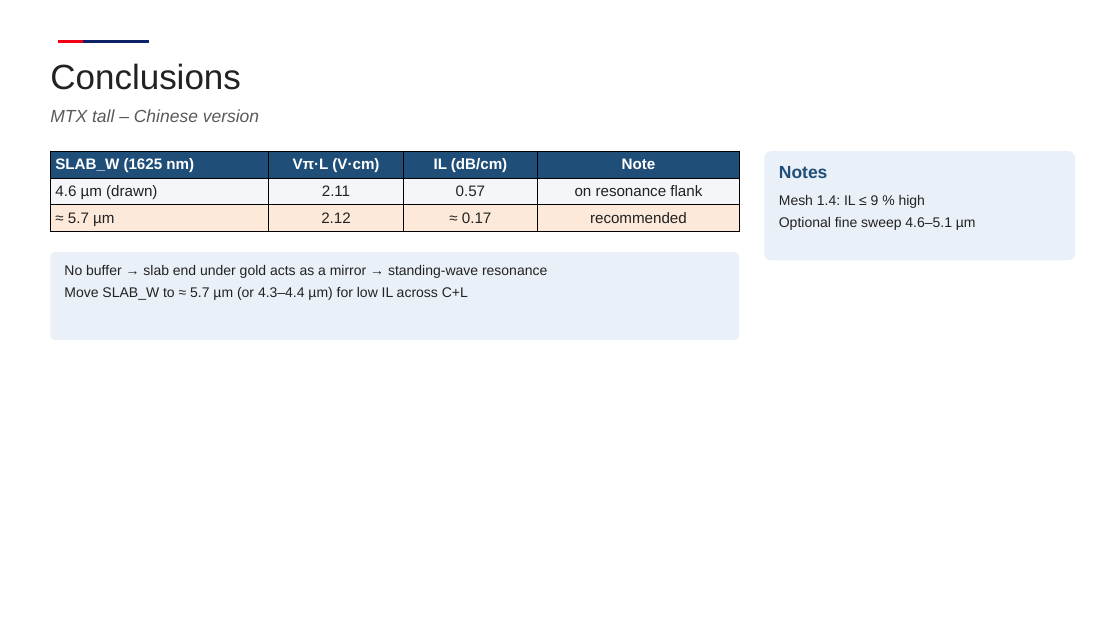
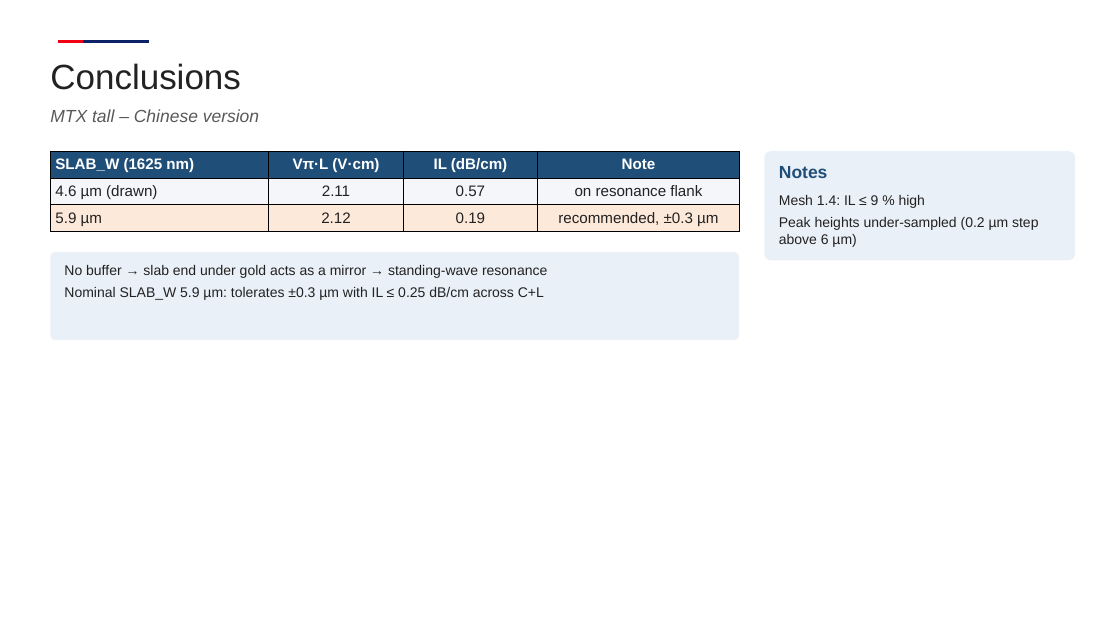
Before and after one commit to andreimuresian/claude, a slide deck: slide 4 of results/madrid/chinese/deck/MTX_tall_Chinese_AFR.pptx. Drawn at 1120x630 pixels with LibreOffice and Linux fonts; fonts in the diff are those of the drawing; background and template pictures are left out. Boxes give left, top, right and bottom in pixels: in the first picture for what was removed or moved away, otherwise in the second. Text is boxed around its words. In the diff, an @@ line names an element or a change of style, - is before the commit and + after.

```diff
--- a/results/madrid/chinese/deck/MTX_tall_Chinese_AFR.pptx
+++ b/results/madrid/chinese/deck/MTX_tall_Chinese_AFR.pptx
@@ table at bbox=[50, 151, 739, 232] @@
-row 3: ≈ 5.7 µm | 2.12 | ≈ 0.17 | recommended
+row 3: 5.9 µm | 2.12 | 0.19 | recommended, ±0.3 µm
@@ text in rounded rectangle at bbox=[779, 217, 1038, 247]: text changed @@
-Optional fine sweep 4.6–5.1 µm
+Peak heights under-sampled (0.2 µm step above 6 µm)
@@ text in rounded rectangle at bbox=[64, 287, 544, 300]: text changed @@
-Move SLAB_W to ≈ 5.7 µm (or 4.3–4.4 µm) for low IL across C+L
+Nominal SLAB_W 5.9 µm: tolerates ±0.3 µm with IL ≤ 0.25 dB/cm across C+L
```
Also in this commit, not shown: 1 other slide changed, 6 other files.
